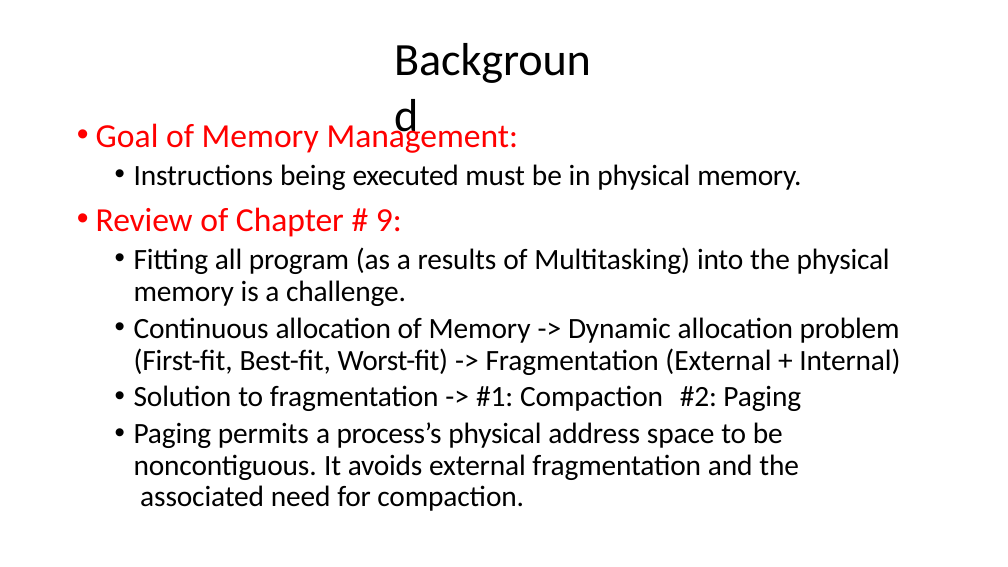
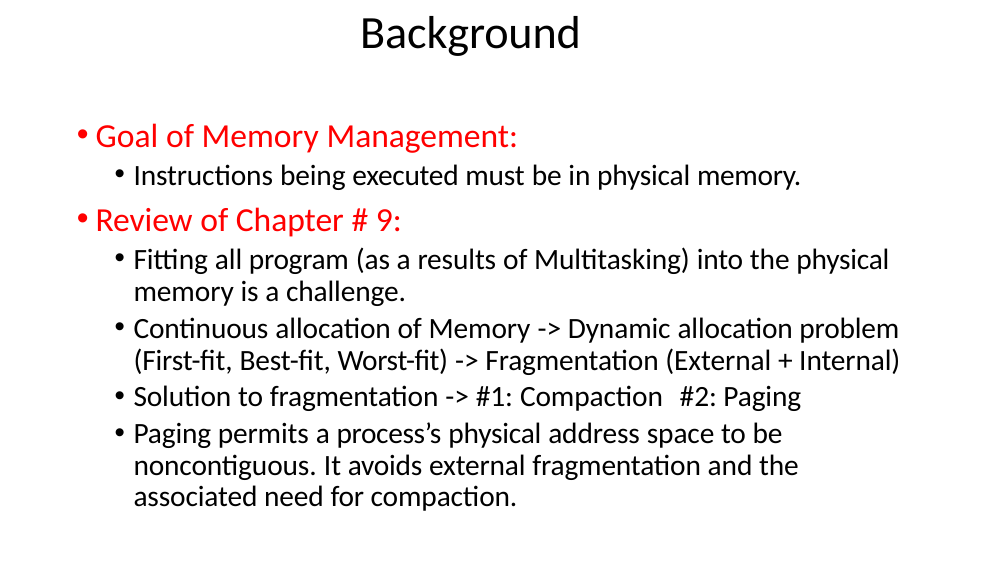
Before and after one commit to mufeezhanif/FAST_KHI_SEMESTER_4, a slide deck: slide 2 of OS/Slides/Week # 15 - Chapter # 10.pptx. Drawn at 1008x567 pixels with LibreOffice and Linux fonts; fonts in the diff are those of the drawing. Boxes give left, top, right and bottom in pixels: in the first picture for what was removed or moved away, otherwise in the second. Text is boxed around its words. In the diff, an @@ line names an element or a change of style, - is before the commit and + after.

```diff
--- a/OS/Slides/Week # 15 - Chapter # 10.pptx
+++ b/OS/Slides/Week # 15 - Chapter # 10.pptx
@@ title "Background" rewrapped from bbox=[393, 29, 615, 86] to bbox=[360, 16, 581, 56] @@
@@ text "Goal of Memory Management:" at bbox=[96, 123, 900, 511]: letter spacing -0.2 to -0.3 pt in "executed", "program", "for" @@
```
Also in this commit, not shown: 17 other slides changed, 28 other files.
